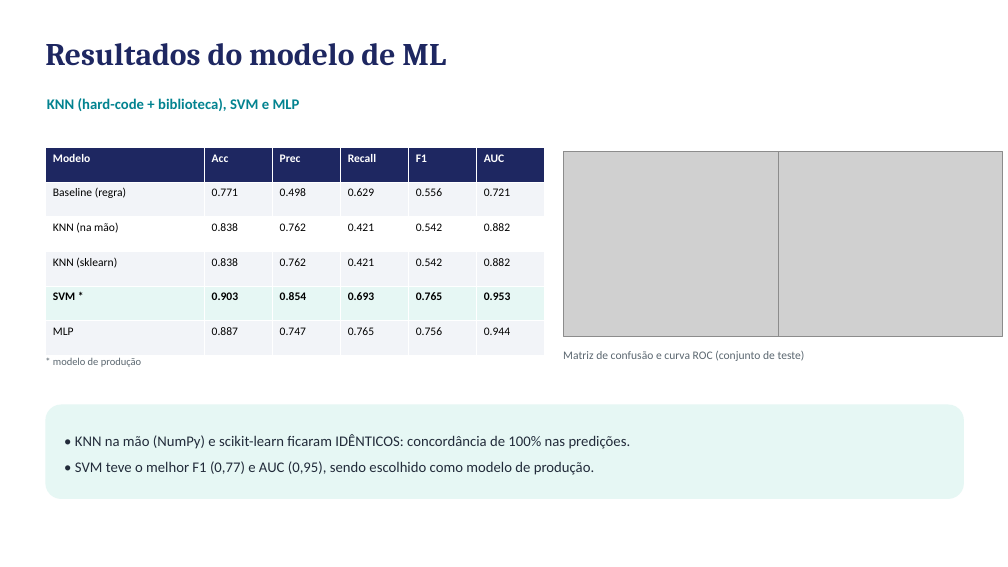
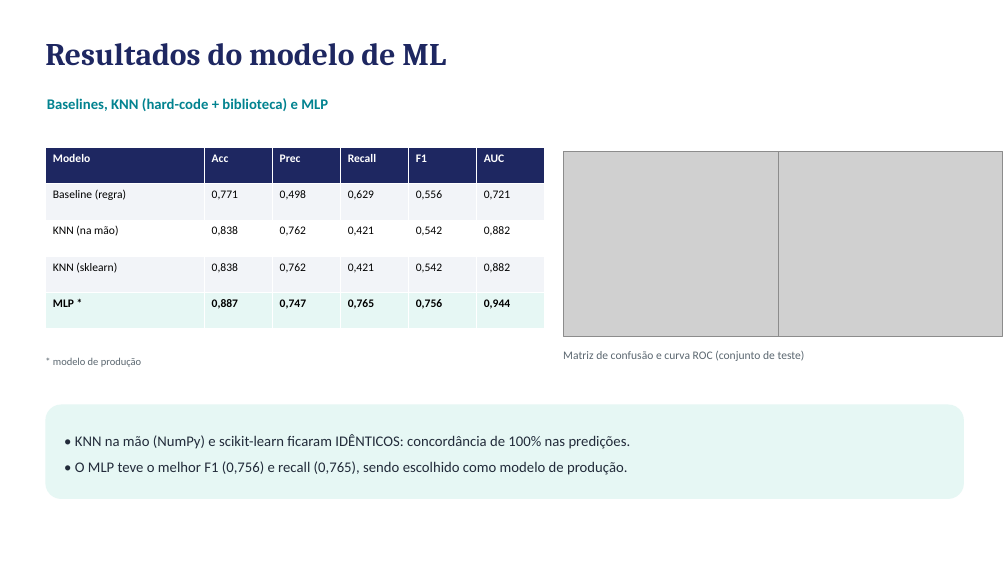
Before and after one commit to jpasmonteiro/machine_learning_ifg, a slide deck: slide 6 of projeto-final-ia-suporte-sla/docs/Apresentacao_Projeto_Final.pptx. Drawn at 1008x567 pixels with LibreOffice and Linux fonts; fonts in the diff are those of the drawing; grey boxes stand for pictures. Boxes give left, top, right and bottom in pixels: in the first picture for what was removed or moved away, otherwise in the second. Text is boxed around its words. In the diff, an @@ line names an element or a change of style, - is before the commit and + after.

```diff
--- a/projeto-final-ia-suporte-sla/docs/Apresentacao_Projeto_Final.pptx
+++ b/projeto-final-ia-suporte-sla/docs/Apresentacao_Projeto_Final.pptx
@@ text at [47,98,328,111]: text changed @@
-KNN (hard-code + biblioteca), SVM e MLP
+Baselines, KNN (hard-code + biblioteca) e MLP
@@ table at [45,147,544,329] @@
-row 2: Baseline (regra) | 0.771 | 0.498 | 0.629 | 0.556 | 0.721
-row 3: KNN (na mão) | 0.838 | 0.762 | 0.421 | 0.542 | 0.882
-row 4: KNN (sklearn) | 0.838 | 0.762 | 0.421 | 0.542 | 0.882
-row 5: SVM * | 0.903 | 0.854 | 0.693 | 0.765 | 0.953
-row 6: MLP | 0.887 | 0.747 | 0.765 | 0.756 | 0.944
+row 2: Baseline (regra) | 0,771 | 0,498 | 0,629 | 0,556 | 0,721
+row 3: KNN (na mão) | 0,838 | 0,762 | 0,421 | 0,542 | 0,882
+row 4: KNN (sklearn) | 0,838 | 0,762 | 0,421 | 0,542 | 0,882
+row 5: MLP * | 0,887 | 0,747 | 0,765 | 0,756 | 0,944
@@ text at [75,461,627,475]: text changed @@
-• SVM teve o melhor F1 (0,77) e AUC (0,95), sendo escolhido como modelo de produção.
+• O MLP teve o melhor F1 (0,756) e recall (0,765), sendo escolhido como modelo de produção.
```
Also in this commit, not shown: 27 other files.
